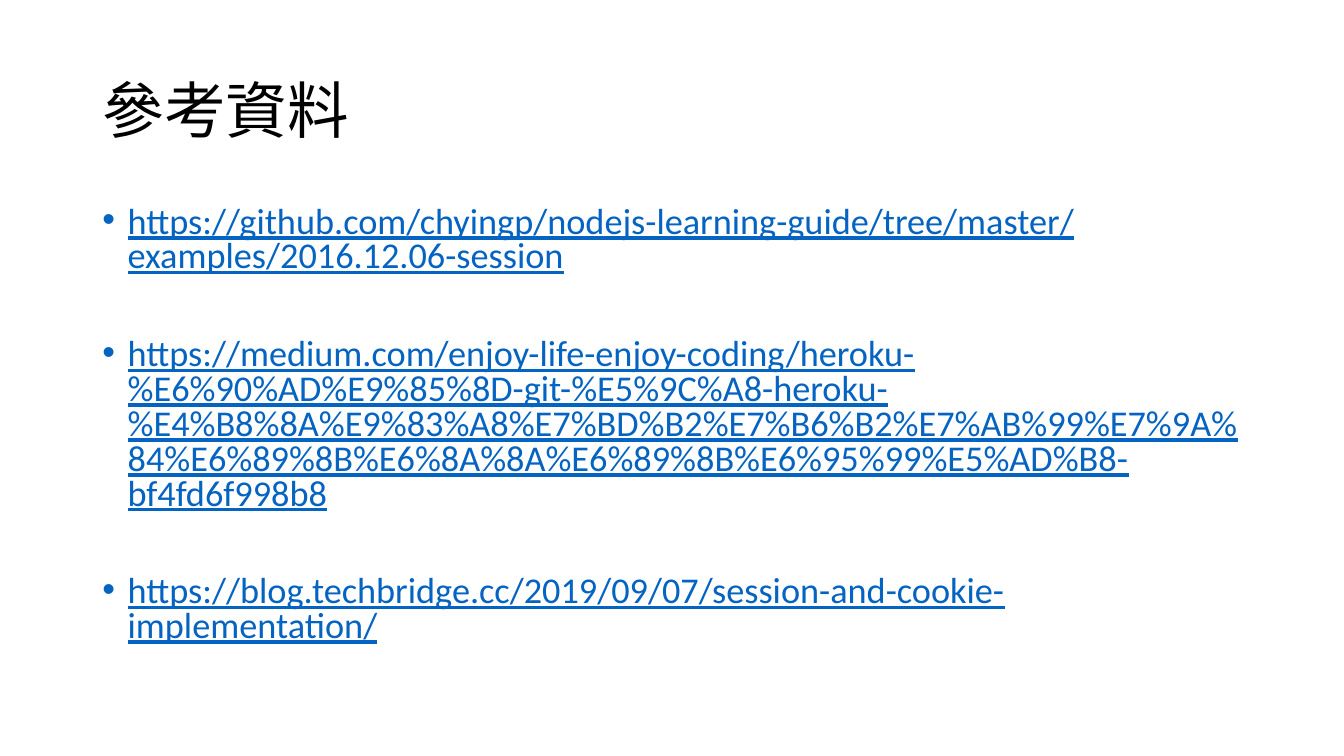
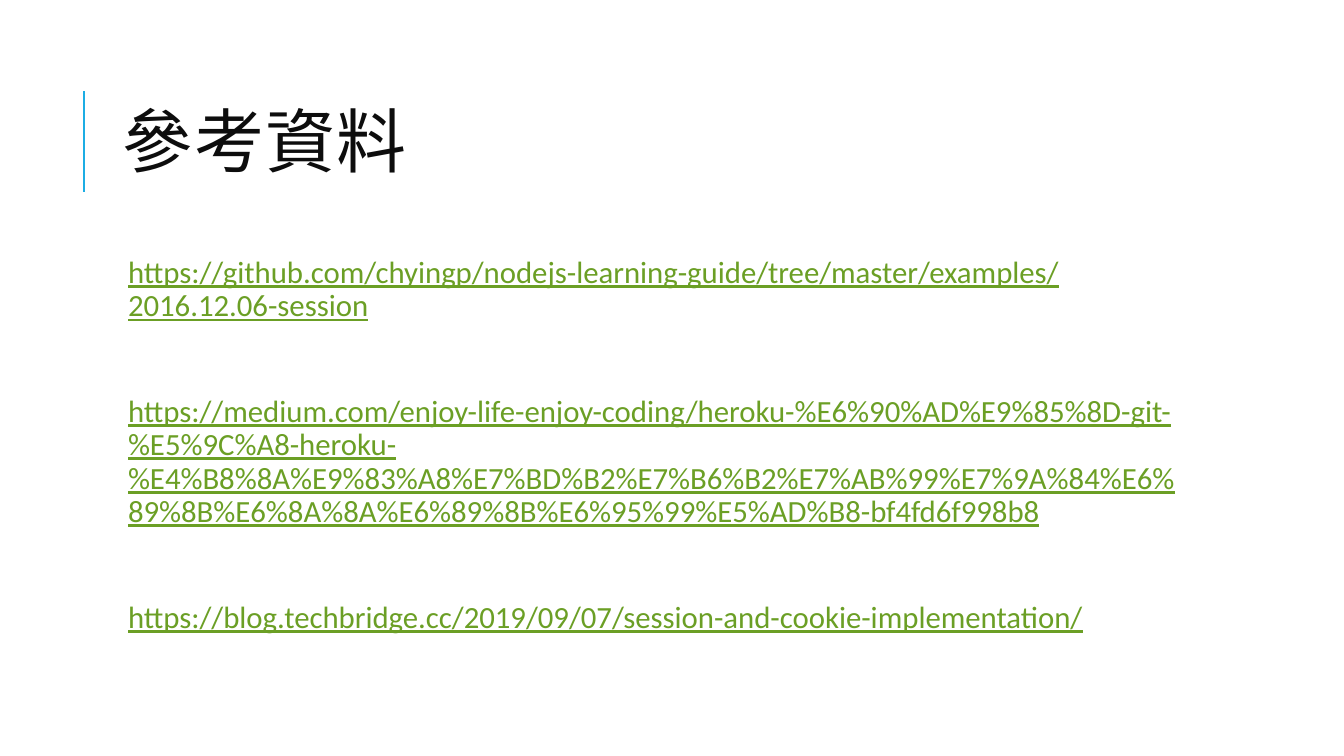
Before and after one commit to 106598065/ReactJSClass, a slide deck: slide 17 of React2627.pptx (slide 13 before the commit). Drawn at 1344x756 pixels with LibreOffice and Linux fonts; fonts in the diff are those of the drawing. Boxes give left, top, right and bottom in pixels: in the first picture for what was removed or moved away, otherwise in the second. Text is boxed around its words. In the diff, an @@ line names an element or a change of style, - is before the commit and + after.

```diff
--- a/React2627.pptx
+++ b/React2627.pptx
@@ title "參考資料" moved from (x1=102, y1=81, x2=348, y2=138) to (x1=123, y1=108, x2=407, y2=173) @@
@@ title "參考資料" at (x1=123, y1=108, x2=407, y2=173): size 44 to 50 pt, text colour #000000 to #0D0D0D, letter spacing 0 to 1 pt; line spacing 0.9 to 0.8 @@
@@ line added from (84, 192) to (84, 91), #1CADE4 1.5 pt @@
@@ text "https://github.com/chyingp/nodejs-learning-guide/tree/master ..." moved from (x1=128, y1=208, x2=1237, y2=644) to (x1=128, y1=261, x2=1174, y2=634) @@
@@ text "https://github.com/chyingp/nodejs-learning-guide/tree/master ..." at (x1=128, y1=261, x2=1174, y2=634): size 25.9 to 22 pt, text colour #0563C1 to #6B9F25; bullet • to  ; line spacing 0.8 to 0.9; more space between paragraphs @@
```
Also in this commit, not shown: 9 other slides changed, 7 slides added, 3 slides removed.
